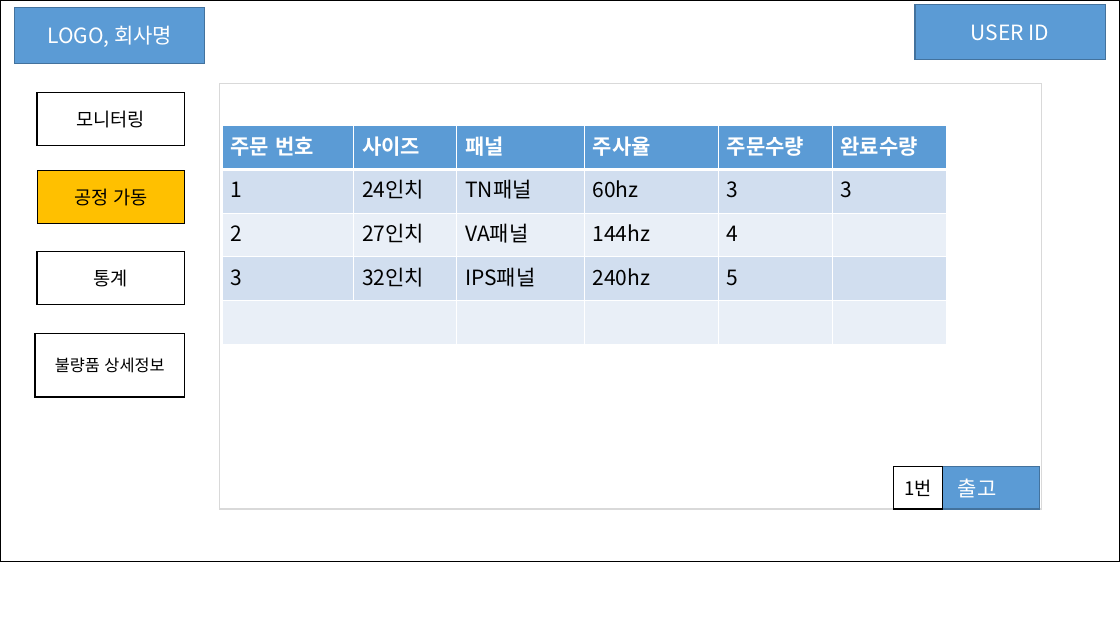
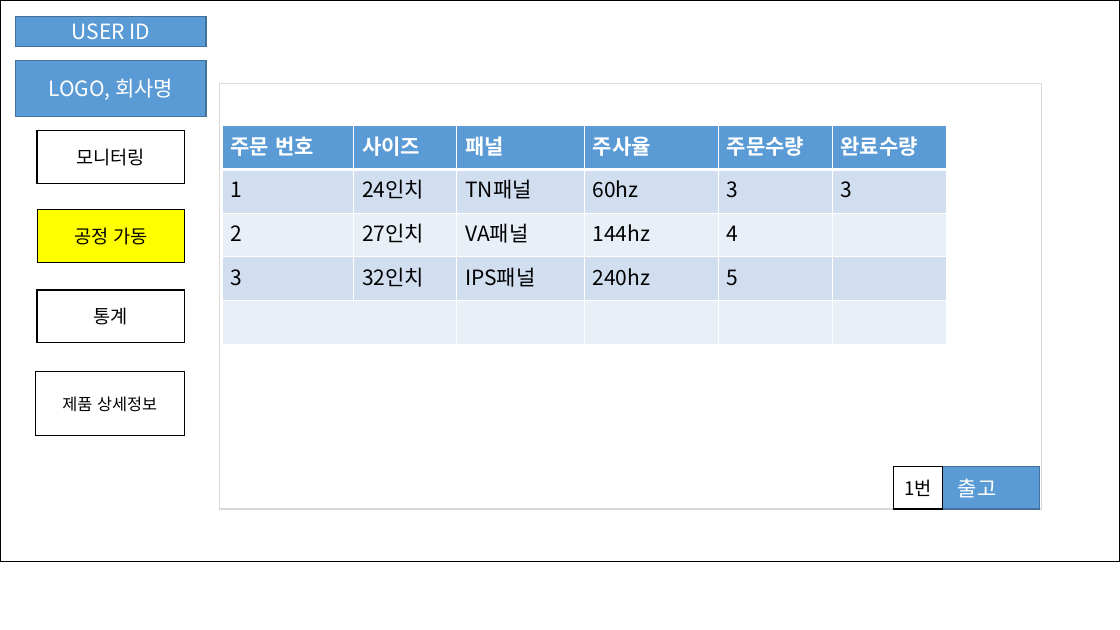
Before and after one commit to ANU-SmartFactory-2022/ANU-SmartFactory-2022, a slide deck: slide 3 of doc/01. 프로젝트 설계/윈폼 구성 샘플 4조 (1).pptx. Drawn at 1120x630 pixels with LibreOffice and Linux fonts; fonts in the diff are those of the drawing. Boxes give left, top, right and bottom in pixels: in the first picture for what was removed or moved away, otherwise in the second. Text is boxed around its words. In the diff, an @@ line names an element or a change of style, - is before the commit and + after.

```diff
--- a/doc/01. 프로젝트 설계/윈폼 구성 샘플 4조 (1).pptx
+++ b/doc/01. 프로젝트 설계/윈폼 구성 샘플 4조 (1).pptx
@@ rectangle "USER ID": place and size @@
-rectangle "USER ID" at <box>915,4,1105,60</box>
+rectangle "USER ID" at <box>16,17,206,46</box>
@@ rectangle "LOGO, 회사명": place and size @@
-rectangle "LOGO, 회사명" at <box>14,8,204,63</box>
+rectangle "LOGO, 회사명" at <box>16,60,206,116</box>
@@ rectangle "공정 가동" at <box>38,209,186,262</box>: fill #FFC000 to #FFFF00 @@
@@ 4 rectangles: place and size @@
-4 rectangles at <box>35,92,185,397</box>
+4 rectangles at <box>35,131,186,436</box>
@@ text in rectangle at <box>62,396,157,412</box>: text changed @@
-불량품 상세정보
+제품 상세정보
```
Also in this commit, not shown: 3 other slides changed, 1 slide added, 1 slide removed, 5 other files.
